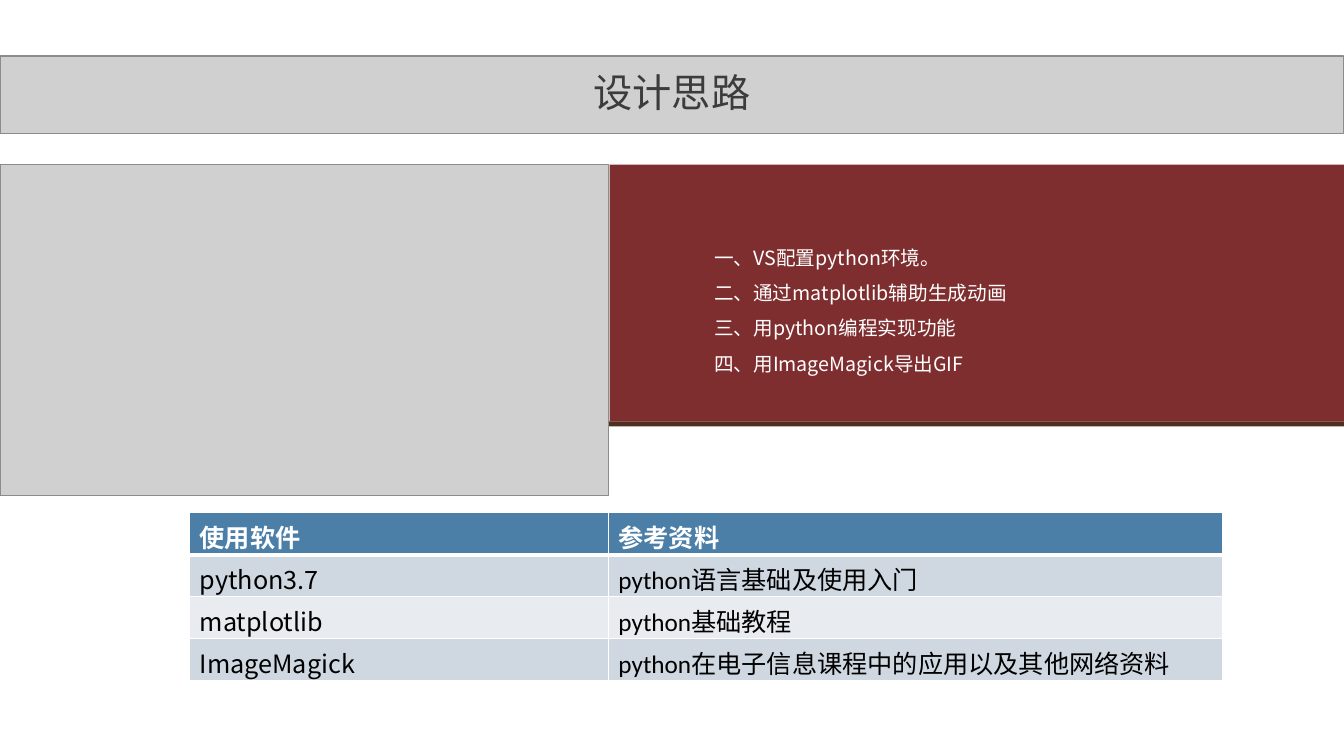
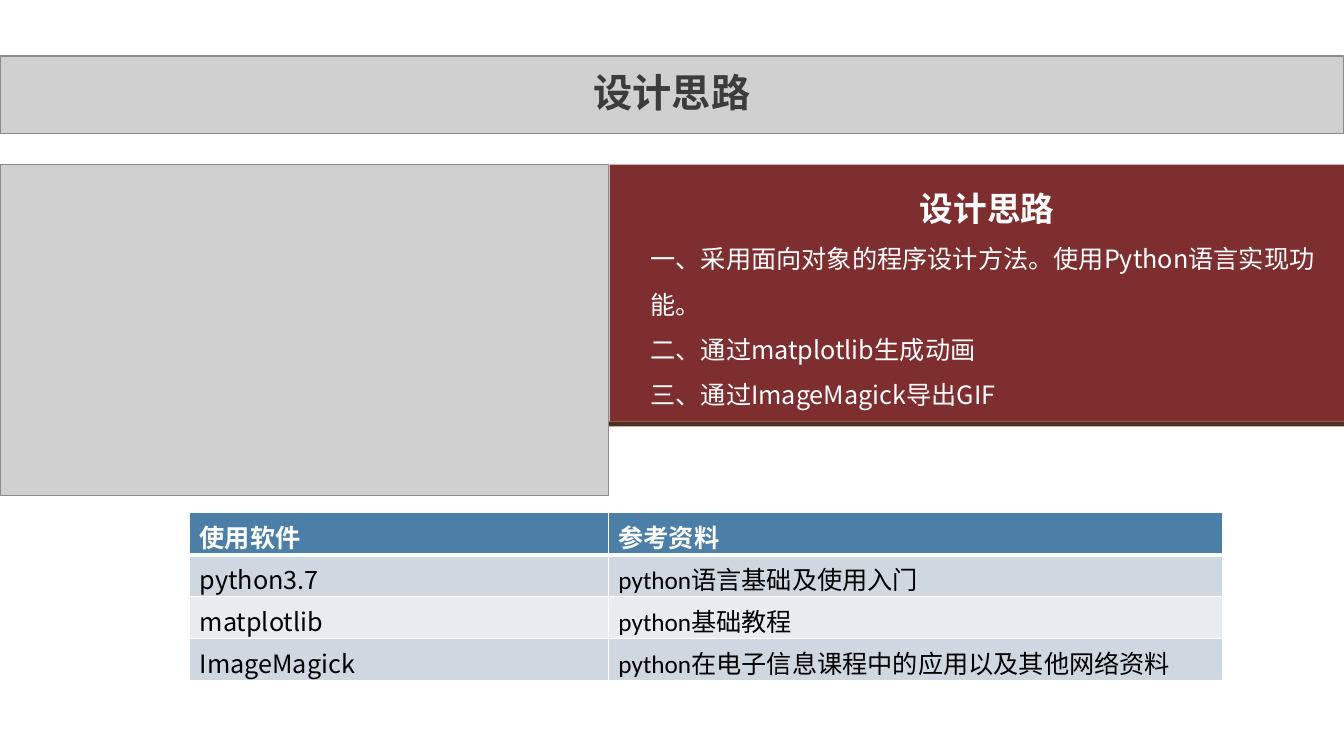
Before and after one commit to DEisreal/DEisreal.github.io, a slide deck: slide 6 of VSS CODE/5_卷积实现过程_3170406037_李易潼_3170406034_毛佳雁_3170406036_祝立群/PPT_3170406037_李易潼_3170406034_毛佳雁_3170406036_祝立群/PPT_3170406037_李易潼_3170406034_毛佳雁_3170406036_祝立群.pptx. Drawn at 1344x756 pixels with LibreOffice and Linux fonts; fonts in the diff are those of the drawing; grey boxes stand for pictures. Boxes give left, top, right and bottom in pixels: in the first picture for what was removed or moved away, otherwise in the second. Text is boxed around its words. In the diff, an @@ line names an element or a change of style, - is before the commit and + after.

```diff
--- a/VSS CODE/5_卷积实现过程_3170406037_李易潼_3170406034_毛佳雁_3170406036_祝立群/PPT_3170406037_李易潼_3170406034_毛佳雁_3170406036_祝立群/PPT_3170406037_李易潼_3170406034_毛佳雁_3170406036_祝立群.pptx
+++ b/VSS CODE/5_卷积实现过程_3170406037_李易潼_3170406034_毛佳雁_3170406036_祝立群/PPT_3170406037_李易潼_3170406034_毛佳雁_3170406036_祝立群/PPT_3170406037_李易潼_3170406034_毛佳雁_3170406036_祝立群.pptx
@@ text "设计思路" at box(594, 74, 751, 111): bold on @@
@@ text at box(650, 192, 1314, 411): text changed; size 14 to 18 pt @@
-一、VS配置python环境。
-二、通过matplotlib辅助生成动画
-三、用python编程实现功能
-四、用ImageMagick导出GIF
+设计思路
+一、采用面向对象的程序设计方法。使用Python语言实现功能。
+二、通过matplotlib生成动画
+三、通过ImageMagick导出GIF
```
Also in this commit, not shown: 11 other slides changed, 2 other files.
